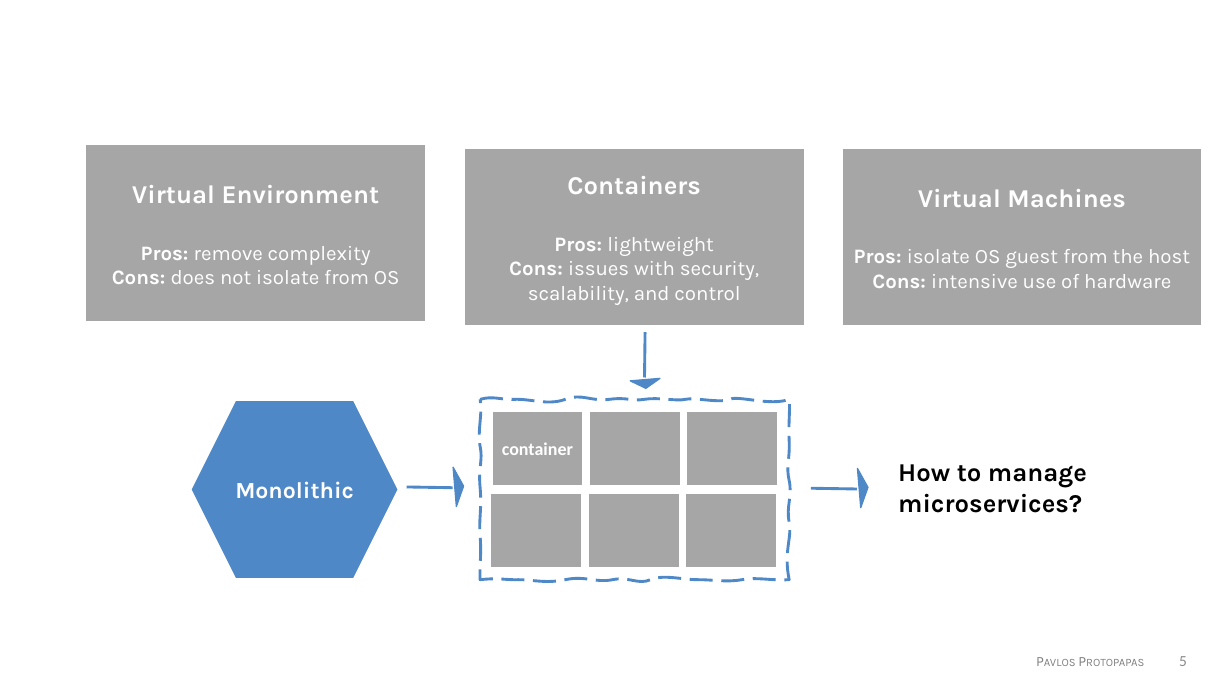
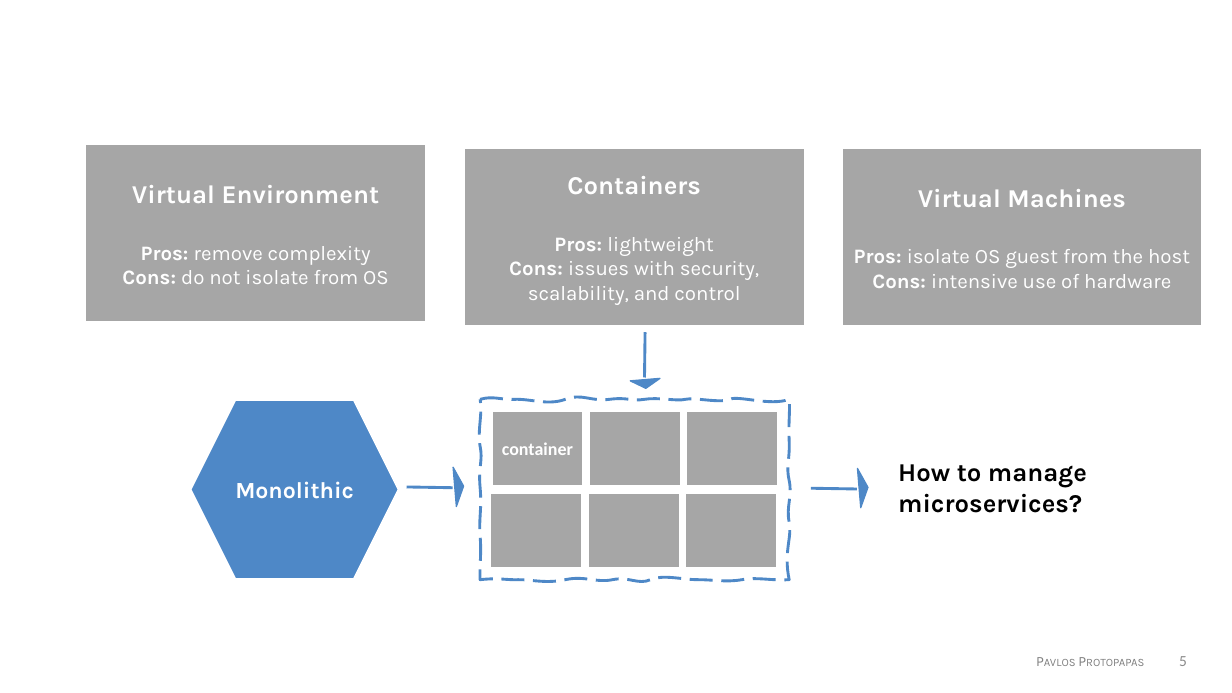
Before and after one commit to Harvard-IACS/2021-ComputeFest, a slide deck: slide 5 of Day 4/ComputeFest2021_Deployment.pptx. Drawn at 1232x693 pixels with LibreOffice and Linux fonts; fonts in the diff are those of the drawing; background and template pictures are left out. Boxes give left, top, right and bottom in pixels: in the first picture for what was removed or moved away, otherwise in the second. Text is boxed around its words. In the diff, an @@ line names an element or a change of style, - is before the commit and + after.

```diff
--- a/Day 4/ComputeFest2021_Deployment.pptx
+++ b/Day 4/ComputeFest2021_Deployment.pptx
@@ text in rectangle at (x1=122, y1=270, x2=389, y2=284): text changed @@
-Cons: does not isolate from OS
+Cons: do not isolate from OS
```
Also in this commit, not shown: 5 other slides changed, 1 slide added, 1 other file.
